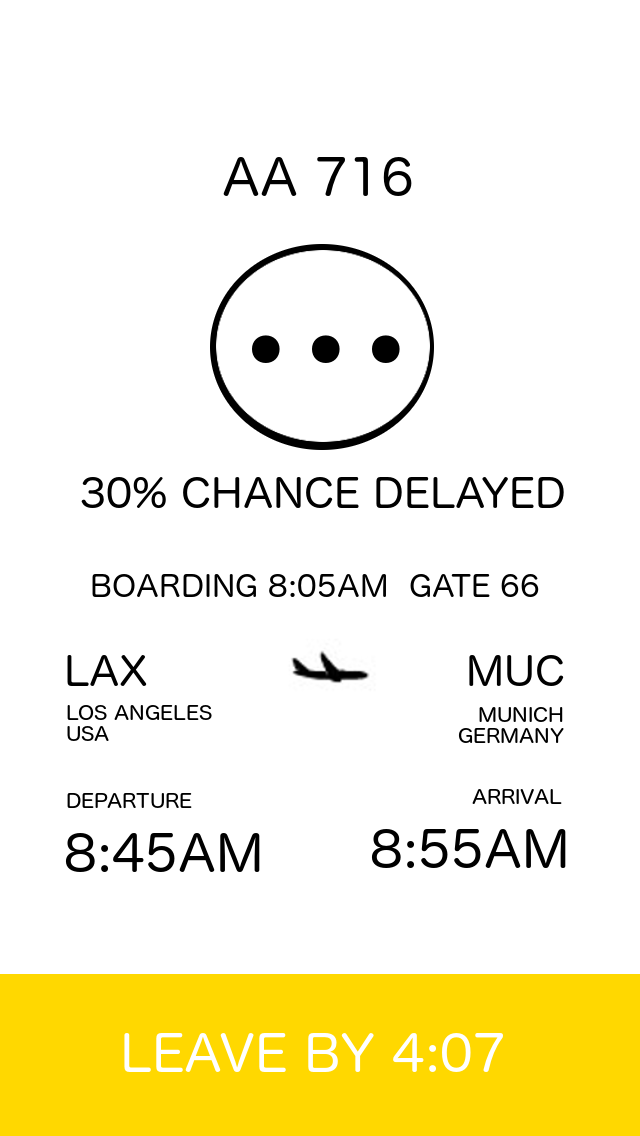
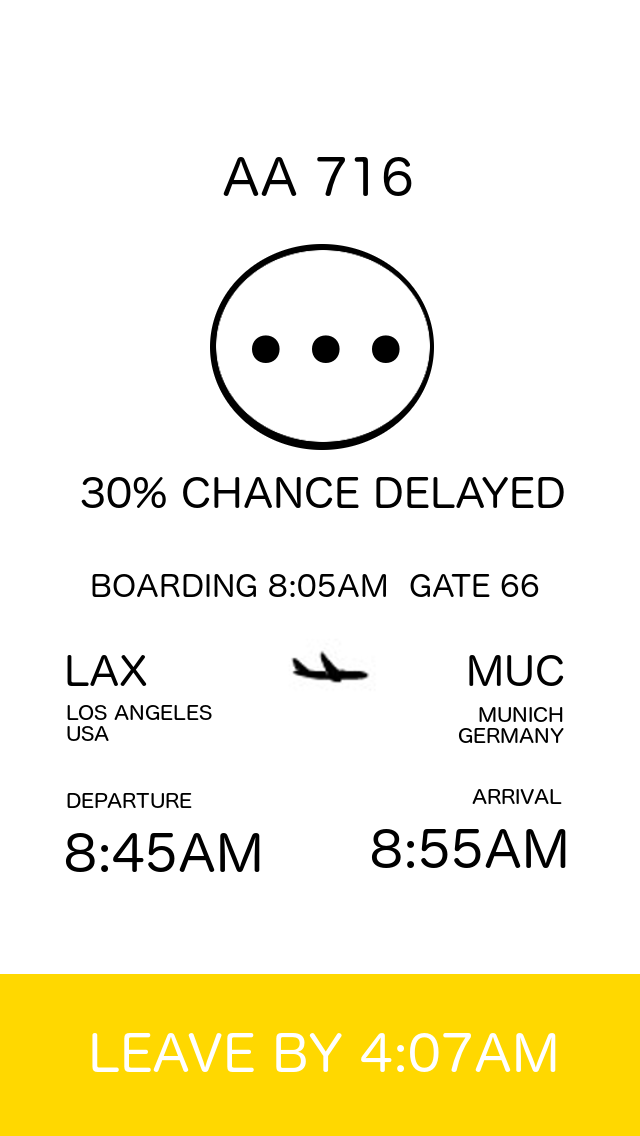
Two versions of the same layered image (640x1136). Layer-by-layer changes:
renamed "LEAVE BY 4:07" to "LEAVE BY 4:07AM", painted on it over [left=92, top=1033, right=556, bottom=1072]
